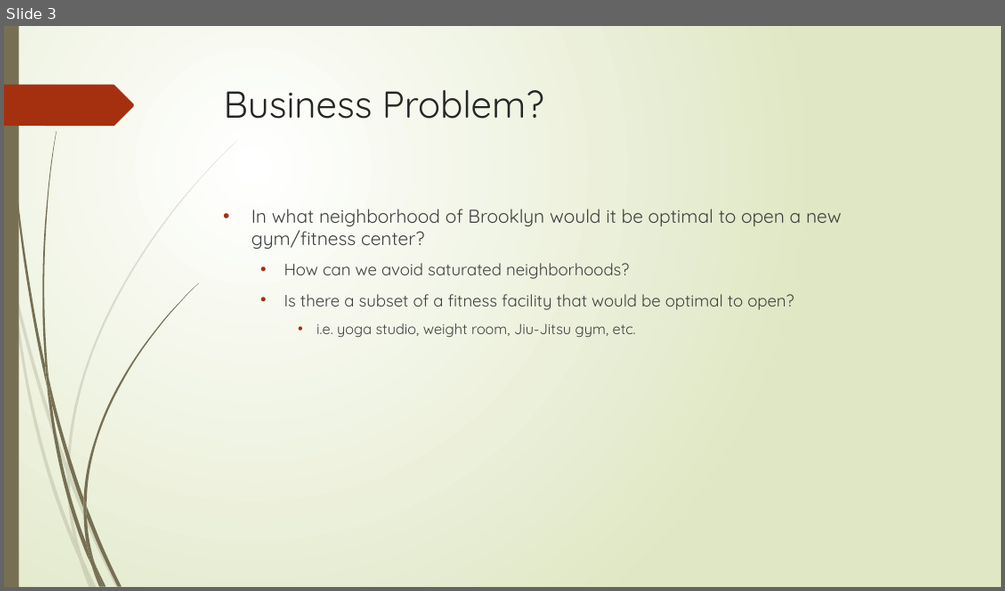
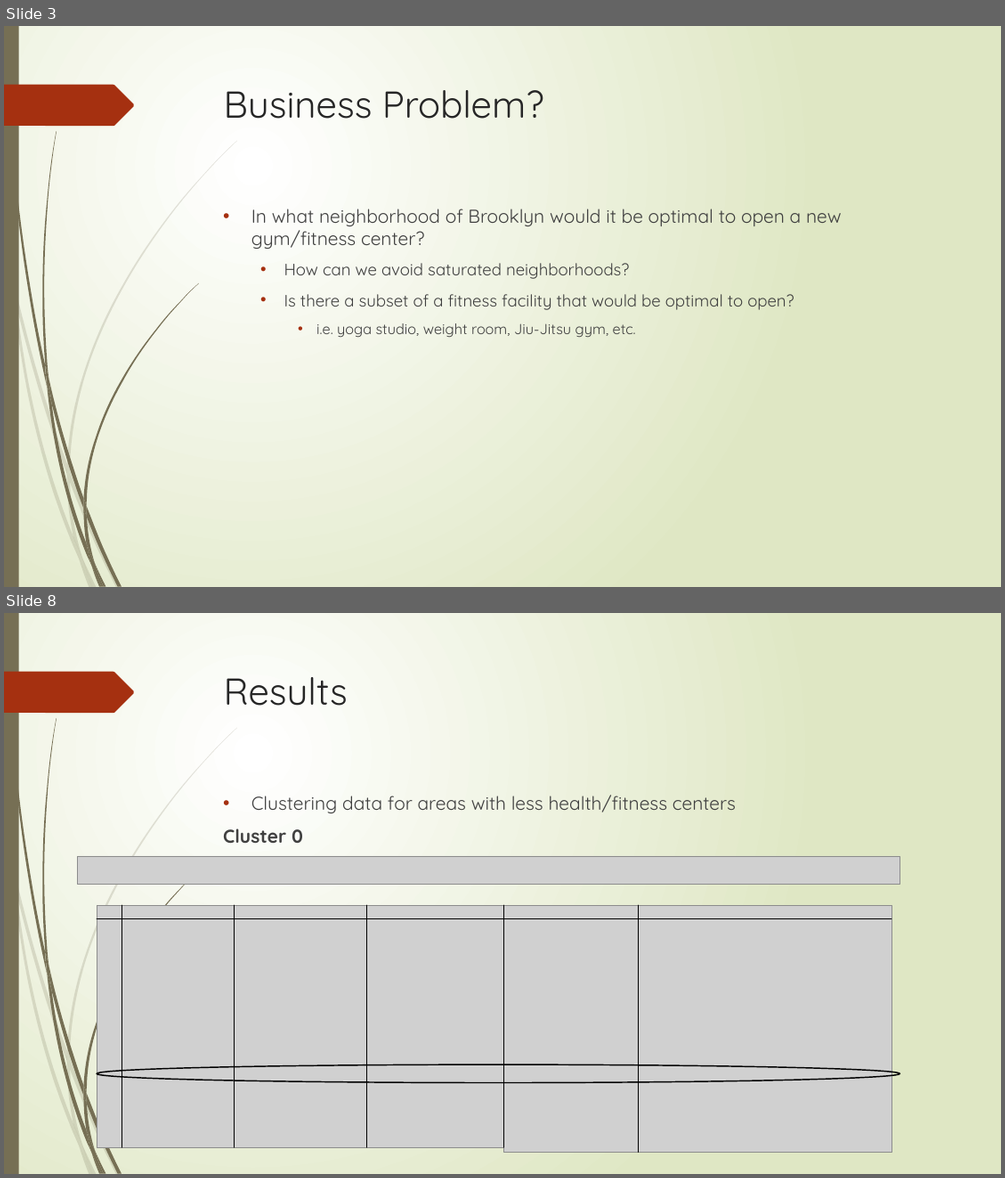
Before and after one commit to ajncle/The-Battle-of-Neighborhoods, a slide deck: Optimal Location for a Gym in Brooklyn.pptx. Shown one above the other, each under a label of ours: slide 3 before the commit, slides 3 and 8 after it; the slides between them are not shown. The pictures are 1005x591 and 1005x1178 pixels, drawn with LibreOffice and Linux fonts; fonts in the diff are those of the drawing; grey boxes stand for pictures. Boxes give left, top, right and bottom in pixels: in the first picture for what was removed or moved away, otherwise in the second. Text is boxed around its words. In the diff, an @@ line names an element or a change of style, - is before the commit and + after.

```diff
--- a/Optimal Location for a Gym in Brooklyn.pptx
+++ b/Optimal Location for a Gym in Brooklyn.pptx
@@ slide 8 added at [4,613,1001,1174], background gradient #FFFFFF to #DFE8C4; not listed: 24 template elements that a slide beside it also shows @@
@@ title added at [224,677,348,706], 36 pt, text #262626 @@
+Results
@@ text added at [223,795,736,843], 18 pt, text #404040 @@
+• Clustering data for areas with less health/fitness centers
+Cluster 0
@@ picture added at [77,856,900,884] @@
@@ picture added at [97,906,506,1148] @@
@@ line added from (122, 906) to (122, 1148), #000000 0.75 pt @@
@@ line added from (234, 906) to (234, 1148), #000000 0.75 pt @@
@@ line added from (367, 906) to (367, 1148), #000000 0.75 pt @@
@@ picture added at [503,906,891,1152] @@
@@ line added from (503, 906) to (503, 1148), #000000 0.75 pt @@
@@ line added from (638, 906) to (638, 1152), #000000 0.75 pt @@
@@ line added from (97, 919) to (891, 919), #000000 0.75 pt @@
@@ ellipse added at [97,1064,900,1083], outline #000000 1.25 pt @@
```
Also in this commit, not shown: 12 other slides added, 1 slide removed.
